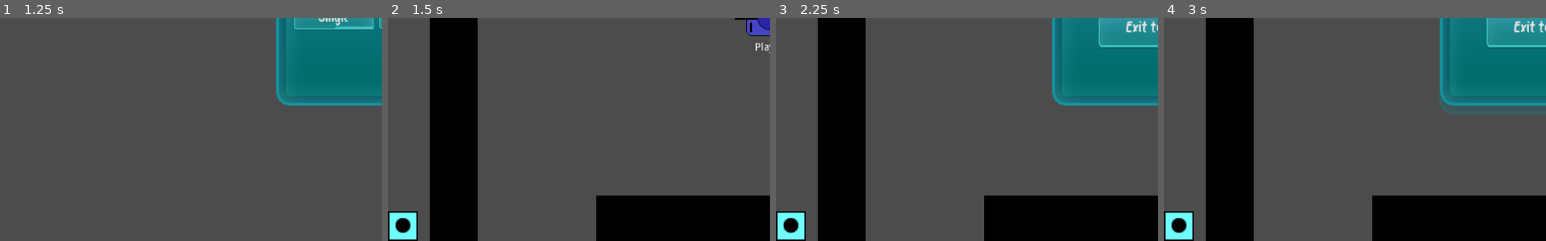
Above: before the commit, frames 1-4 (left to right).
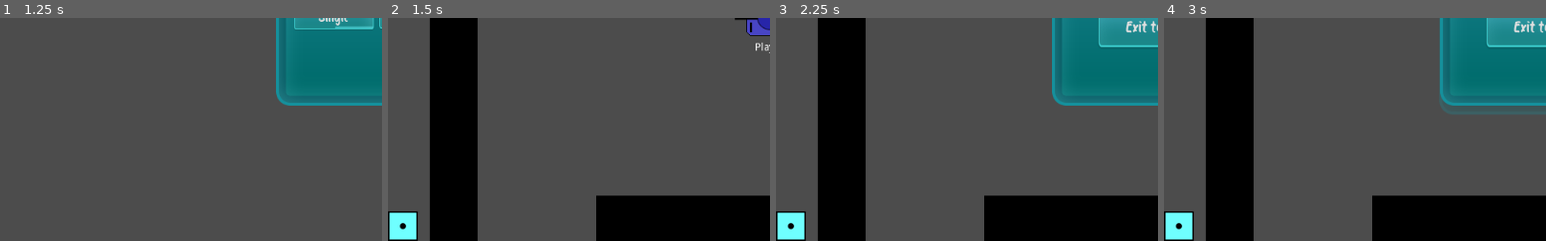
Above: after the commit, the same moments.

Repository: mm-102/godot_tanks
Game: Godot game, scene res://Main.tscn
Same seed, same stepped clock (60 frames per second), same inputs: the game is played once before the commit and once after it.
Inputs (mouse positions are % of the whole screen's width and height, from its top left):
- Up to frame 1 (1.25 s): click (53, 42) at 0.52 s; type "Alex" at 0.6 s
- Up to frame 2 (1.5 s): click "Single" at 1.25 s
- Up to frame 3 (2.25 s): click (98, 3) at 2 s
- Up to frame 4 (3 s): tap Enter at 2.75 s; move the mouse to (72, 45) at 2.77 s; hold D (p_right) from 2.78 s (still down); hold Tab (Scoreboard) from 2.78 s (still down)
The pictures show only the part of the screen within x 0-50%, y 50-100%; the shares and areas given below are measured in that part.

Frame 1 is identical in both runs. In frame 2, 0.2% of the frame differs, in the area x 1-6%, y 89-97%; in frame 3, 0.2%; in frame 4, 0.2%.

Commit message:
Player_GUI revise - remaining - Pause elements association to one tscn - Timer elements as tscn - Ammunition elements as tscn - Simplified GUI Ammunition

Diff:
--- a/Main.gd
+++ b/Main.gd
@@ -10,10 +10,6 @@
 }
 var is_multiplayer = false
 
-
-func _ready():
-	#Physics2DServer.set_active(false)
-	set_physics_process(false)
 
 func game_mode(sel_mode: int, adress, player_nick):
 	#[info] Transfer node have to be after main
--- /dev/null
+++ b/Player/Player_GUI/AmmoSlots/AmmoSlots.gd
@@ -0,0 +1,55 @@
+extends HBoxContainer
+
+const SLOT_BASE_TSCN = preload("res://Player/Player_GUI/AmmoSlots/Slot.tscn")
+const P_SLOT = "p_slot_"
+var event_funcs = {
+	"shoot": funcref(self, "shoot_event"),
+	"pick_up": funcref(self, "pick_up_event"),
+}
+const MAX_AMMO_TYPES = 3
+const BASE_SLOT = 0
+var current_selection = BASE_SLOT
+
+
+
+func _input(event):
+	choose_slot(event)
+
+func choose_slot(event: InputEvent):
+	for slot_num in range(MAX_AMMO_TYPES):
+		if event.is_action_pressed(P_SLOT + str(slot_num)) && \
+				get_child_count() > slot_num:
+			change_selection(slot_num)
+
+func on_special_ammo_event(event, type, amount_left):
+	event_funcs[event].call_func(str(type), amount_left)
+
+func shoot_event(type, amount_left):
+	if amount_left <= 0:
+		change_selection(BASE_SLOT)
+		get_node(type).queue_free()
+		return
+	if amount_left != INF:
+		get_node(type).set_left_ammo(amount_left)
+
+func pick_up_event(type, amount_left):
+	var slot = get_node_or_null(type)
+	if slot == null:
+		var new_slot = SLOT_BASE_TSCN.instance()
+		new_slot.setup(type, amount_left)
+		add_child(new_slot)
+	elif amount_left != INF:
+		get_node(type).set_left_ammo(amount_left)
+
+
+func change_selection(new_selection):
+	if get_child_count() >= new_selection:
+		get_child(current_selection).set_is_selected(false)
+	get_child(new_selection).set_is_selected(true)
+	current_selection = new_selection
+
+
+
+func test_all():
+	for type in Ammunition.TYPES.size():
+		on_special_ammo_event("pick_up", type, 1)
--- /dev/null
+++ b/Player/Player_GUI/AmmoSlots/AmmoSlots.tscn
@@ -0,0 +1,42 @@
+[gd_scene load_steps=4 format=2]
+
+[ext_resource path="res://textures/bullet.png" type="Texture" id=1]
+[ext_resource path="res://Player/Player_GUI/AmmoSlots/Slot.tscn" type="PackedScene" id=2]
+[ext_resource path="res://Player/Player_GUI/AmmoSlots/AmmoSlots.gd" type="Script" id=3]
+
+[node name="Ammunition" type="HBoxContainer"]
+margin_top = 560.0
+margin_right = 150.0
+margin_bottom = 600.0
+grow_vertical = 0
+rect_min_size = Vector2( 150, 40 )
+size_flags_horizontal = 0
+size_flags_vertical = 8
+script = ExtResource( 3 )
+
+[node name="0" parent="." instance=ExtResource( 2 )]
+anchor_left = 0.0
+anchor_top = 0.0
+anchor_right = 0.0
+anchor_bottom = 0.0
+margin_left = 0.0
+margin_top = 0.0
+margin_right = 40.0
+margin_bottom = 40.0
+is_selected = true
+
+[node name="Background" parent="0" index="0"]
+modulate = Color( 0.439216, 1, 1, 1 )
+
+[node name="Number" parent="0/Background" index="0"]
+text = ""
+
+[node name="Icon" parent="0/Background" index="1"]
+margin_left = -4.0
+margin_top = -4.0
+margin_right = 4.0
+margin_bottom = 4.0
+rect_min_size = Vector2( 0, 0 )
+texture = ExtResource( 1 )
+
+[editable path="0"]
--- /dev/null
+++ b/Player/Player_GUI/AmmoSlots/Slot.gd
@@ -0,0 +1,23 @@
+tool
+extends Control
+
+const SELECTION_COLOR = "70ffff"
+const BASE_COLOR = "ffffff"
+export var is_selected: bool = false setget set_is_selected
+
+
+func set_is_selected(value: bool):
+	is_selected = value
+	if is_selected == true:
+		get_node("Background").modulate = SELECTION_COLOR
+	else:
+		get_node("Background").modulate = BASE_COLOR
+
+
+func setup(type, amount_left):
+	name = type
+	get_node("Background/Icon").set_texture(Ammunition._ammo_box_texture[int(type)])
+	get_node("Background/Number").text = str(amount_left)
+
+func set_left_ammo(amount_left):
+	get_node("Background/Number").text = str(amount_left)
--- a/Player/Player_GUI/AmmoCounter.tscn
+++ b/Player/Player_GUI/AmmoSlots/Slot.tscn
@@ -1,7 +1,8 @@
-[gd_scene load_steps=4 format=2]
+[gd_scene load_steps=5 format=2]
 
 [ext_resource path="res://textures/ammo_box.png" type="Texture" id=1]
 [ext_resource path="res://textures/text/Bosk.ttf" type="DynamicFontData" id=2]
+[ext_resource path="res://Player/Player_GUI/AmmoSlots/Slot.gd" type="Script" id=3]
 
 [sub_resource type="DynamicFont" id=1]
 use_mipmaps = true
@@ -9,29 +10,34 @@
 extra_spacing_bottom = -3
 font_data = ExtResource( 2 )
 
-[node name="AmmoCounter" type="MarginContainer"]
-anchor_left = 1.0
+[node name="Slot" type="Control"]
+anchor_left = 0.5
 anchor_top = 0.5
-anchor_right = 1.0
+anchor_right = 0.5
 anchor_bottom = 0.5
-margin_left = -1024.0
-margin_top = -300.0
-margin_right = -984.0
-margin_bottom = -260.0
+margin_left = -20.0
+margin_top = -20.0
+margin_right = 20.0
+margin_bottom = 20.0
 rect_min_size = Vector2( 40, 40 )
+script = ExtResource( 3 )
 
 [node name="Background" type="NinePatchRect" parent="."]
-margin_right = 40.0
-margin_bottom = 40.0
+anchor_right = 1.0
+anchor_bottom = 1.0
 texture = ExtResource( 1 )
 
 [node name="Number" type="Label" parent="Background"]
 modulate = Color( 0, 0, 0, 1 )
 self_modulate = Color( 0, 0, 0, 1 )
-margin_left = 2.0
-margin_top = 2.0
-margin_right = 38.0
-margin_bottom = 38.0
+anchor_left = 1.0
+anchor_top = 1.0
+anchor_right = 1.0
+anchor_bottom = 1.0
+margin_left = -10.0
+margin_top = -15.0
+margin_right = -2.0
+margin_bottom = -2.0
 custom_colors/font_color = Color( 0, 0, 0, 1 )
 custom_colors/font_outline_modulate = Color( 0, 0, 0, 1 )
 custom_fonts/font = SubResource( 1 )
@@ -40,5 +46,14 @@
 valign = 2
 
 [node name="Icon" type="TextureRect" parent="Background"]
-margin_right = 40.0
-margin_bottom = 40.0
+anchor_left = 0.5
+anchor_top = 0.5
+anchor_right = 0.5
+anchor_bottom = 0.5
+margin_left = -16.0
+margin_top = -12.0
+margin_right = 16.0
+margin_bottom = 12.0
+rect_min_size = Vector2( 20, 20 )
+expand = true
+stretch_mode = 6
--- /dev/null
+++ b/Player/Player_GUI/BattleTime.gd
@@ -0,0 +1,27 @@
+extends PanelContainer
+
+var time_left
+onready var label = $Label
+onready var clock = $SecClock
+
+
+
+
+func battle_time(left_sec):
+	show()
+	time_left = left_sec
+	clock.start()
+	_on_TimeLeftClock_timeout()
+
+func proper_time_format(val)->String:
+	if val < 0:
+		return str("00")
+	if val < 10:
+		return str("0"+str(val))
+	return str(val)
+
+func _on_TimeLeftClock_timeout():
+	time_left = time_left - 1
+	var mins = proper_time_format(int(time_left) / 60)
+	var secs = proper_time_format(int(time_left) % 60)
+	label.set_text(str(mins+":"+secs))
--- /dev/null
+++ b/Player/Player_GUI/BattleTime.tscn
@@ -0,0 +1,28 @@
+[gd_scene load_steps=4 format=2]
+
+[ext_resource path="res://GUI/Menu.tres" type="Theme" id=1]
+[ext_resource path="res://Player/Player_GUI/BattleTime.gd" type="Script" id=2]
+
+[sub_resource type="StyleBoxEmpty" id=1]
+
+[node name="BattleTime" type="PanelContainer"]
+anchor_right = 1.0
+anchor_bottom = 1.0
+custom_styles/panel = SubResource( 1 )
+script = ExtResource( 2 )
+__meta__ = {
+"_edit_lock_": true
+}
+
+[node name="Label" type="Label" parent="."]
+margin_left = 470.0
+margin_right = 553.0
+margin_bottom = 30.0
+size_flags_horizontal = 4
+size_flags_vertical = 0
+theme = ExtResource( 1 )
+text = "00:00"
+
+[node name="SecClock" type="Timer" parent="."]
+
+[connection signal="timeout" from="SecClock" to="." method="_on_TimeLeftClock_timeout"]
--- a/Player/Player_GUI/BulletCounter.tscn
+++ /dev/null
@@ -1,18 +0,0 @@
-[gd_scene load_steps=3 format=2]
-
-[ext_resource path="res://textures/bullet.png" type="Texture" id=1]
-[ext_resource path="res://Player/Player_GUI/AmmoCounter.tscn" type="PackedScene" id=2]
-
-[node name="BulletCounter" instance=ExtResource( 2 )]
-
-[node name="Number" parent="Background" index="0"]
-text = ""
-
-[node name="Icon" parent="Background" index="1"]
-margin_left = 10.0
-margin_top = 9.0
-margin_right = 50.0
-margin_bottom = 49.0
-rect_scale = Vector2( 0.5, 0.5 )
-texture = ExtResource( 1 )
-expand = true
--- a/Player/Player_GUI/FireballCounter.tscn
+++ /dev/null
@@ -1,15 +0,0 @@
-[gd_scene load_steps=3 format=2]
-
-[ext_resource path="res://Player/Player_GUI/AmmoCounter.tscn" type="PackedScene" id=1]
-[ext_resource path="res://textures/fireball_box.png" type="Texture" id=2]
-
-[node name="FireballCounter" instance=ExtResource( 1 )]
-
-[node name="Icon" parent="Background" index="1"]
-margin_left = 10.0
-margin_top = 9.0
-margin_right = 50.0
-margin_bottom = 49.0
-rect_scale = Vector2( 0.5, 0.5 )
-texture = ExtResource( 2 )
-expand = true
--- a/Player/Player_GUI/FragBombCounter.tscn
+++ /dev/null
@@ -1,15 +0,0 @@
-[gd_scene load_steps=3 format=2]
-
-[ext_resource path="res://textures/bullet.png" type="Texture" id=1]
-[ext_resource path="res://Player/Player_GUI/AmmoCounter.tscn" type="PackedScene" id=2]
-
-[node name="FragBombCounter" instance=ExtResource( 2 )]
-
-[node name="Icon" parent="Background" index="1"]
-margin_left = 6.0
-margin_top = 5.0
-margin_right = 46.0
-margin_bottom = 45.0
-rect_scale = Vector2( 0.7, 0.7 )
-texture = ExtResource( 1 )
-expand = true
--- a/Player/Player_GUI/GUI.gd
+++ /dev/null
@@ -1,79 +0,0 @@
-extends Control
-
-
-var current_slot = Ammunition.TYPES.BULLET
-
-const selection_color = "70ffff"
-const base_color = "ffffff"
-
-const counters_tscn = {
-	Ammunition.TYPES.ROCKET : preload("res://Player/Player_GUI/RocketCounter.tscn"),
-	Ammunition.TYPES.FRAG_BOMB : preload("res://Player/Player_GUI/FragBombCounter.tscn"),
-	Ammunition.TYPES.LASER : preload("res://Player/Player_GUI/LaserCounter.tscn"),
-	Ammunition.TYPES.LASER_BULLET : preload("res://Player/Player_GUI/LaserBulletCounter.tscn"),
-	Ammunition.TYPES.FIREBALL : preload("res://Player/Player_GUI/FireballCounter.tscn")
-}
-
-var time_left
-onready var battle_timer = $"BattleTimeUpdate"
-onready var battle_time_label = $"BattleTimeUpdate/TimerLabel"
-
-
-
-func _ready():
-	$Ammunition.get_child(current_slot).get_node("Background").modulate = selection_color
-
-func _input(event : InputEvent):
-	# ---- pause ----
-	if event.is_action_pressed("ui_cancel"):
-		$PauseButton.pressed = !$PauseButton.pressed
-
-# ---- display ammo ----
-func _on_special_ammo_change(type, amount_left):
-	if $Ammunition.has_node(str(type)):
-		if amount_left <= 0:
-			_on_special_ammo_type_change(0)
-			$Ammunition.get_node(str(type)).queue_free()
-			return
-		if amount_left != INF:
-			$Ammunition.get_node(str(type) + "/Background/Number").text = str(amount_left)
-		return
-	var new_counter = counters_tscn[type].instance()
-	new_counter.get_node("Background/Number").text = str(amount_left)
-	new_counter.name = str(type)
-	$Ammunition.add_child(new_counter)
-
-
-func _on_special_ammo_type_change(new_slot):
-	if $Ammunition.get_child_count() > current_slot:
-		$Ammunition.get_child(current_slot).get_node("Background").modulate = base_color
-	$Ammunition.get_child(new_slot).get_node("Background").modulate = selection_color
-	current_slot = new_slot
-
-# ---- pause ----
-
-func _on_PauseButton_toggled(button_pressed):
-	var is_multiplayer = get_tree().root.get_node("Main").is_multiplayer
-	if !(is_multiplayer):
-		get_tree().paused = button_pressed
-	$Pause.visible = button_pressed
-
-# ------- battle time -------
-func battle_time(left_sec):
-	battle_time_label.show()
-	time_left = left_sec
-	battle_timer.start()
-	_on_BattleTimeUpdate_timeout()
-
-func proper_time_format(val)->String:
-	if val < 0:
-		return str("00")
-	if val < 10:
-		return str("0"+str(val))
-	return str(val)
-
-func _on_BattleTimeUpdate_timeout():
-	time_left = time_left - 1
-	var mins = proper_time_format(int(time_left) / 60)
-	var secs = proper_time_format(int(time_left) % 60)
-	battle_time_label.set_text(str(mins+":"+secs))
--- a/Player/Player_GUI/GUI.tscn
+++ b/Player/Player_GUI/GUI.tscn
@@ -1,9 +1,7 @@
-[gd_scene load_steps=8 format=2]
+[gd_scene load_steps=6 format=2]
 
-[ext_resource path="res://Player/Player_GUI/BulletCounter.tscn" type="PackedScene" id=1]
-[ext_resource path="res://GUI/Menu.tres" type="Theme" id=2]
-[ext_resource path="res://Player/Player_GUI/GUI.gd" type="Script" id=4]
-[ext_resource path="res://textures/PlayerGUI/pause.png" type="Texture" id=5]
+[ext_resource path="res://Player/Player_GUI/AmmoSlots/AmmoSlots.tscn" type="PackedScene" id=1]
+[ext_resource path="res://Player/Player_GUI/BattleTime.tscn" type="PackedScene" id=2]
 [ext_resource path="res://Player/Player_GUI/Scoreboard.tscn" type="PackedScene" id=6]
 [ext_resource path="res://Player/Player_GUI/Pause.tscn" type="PackedScene" id=7]
 
@@ -16,41 +14,8 @@
 anchor_bottom = 1.0
 mouse_filter = 2
 custom_styles/panel = SubResource( 1 )
-script = ExtResource( 4 )
 
-[node name="PauseButton" type="Button" parent="."]
-margin_left = 984.0
-margin_right = 1024.0
-margin_bottom = 40.0
-rect_min_size = Vector2( 40, 40 )
-focus_mode = 0
-size_flags_horizontal = 8
-size_flags_vertical = 0
-toggle_mode = true
-shortcut_in_tooltip = false
-enabled_focus_mode = 0
-icon = ExtResource( 5 )
-icon_align = 1
-expand_icon = true
-
-[node name="Ammunition" type="HBoxContainer" parent="."]
-margin_top = 560.0
-margin_right = 150.0
-margin_bottom = 600.0
-grow_vertical = 0
-rect_min_size = Vector2( 150, 40 )
-size_flags_horizontal = 0
-size_flags_vertical = 8
-
-[node name="0" parent="Ammunition" instance=ExtResource( 1 )]
-anchor_left = 0.0
-anchor_top = 0.0
-anchor_right = 0.0
-anchor_bottom = 0.0
-margin_left = 0.0
-margin_top = 0.0
-margin_right = 40.0
-margin_bottom = 40.0
+[node name="Ammunition" parent="." instance=ExtResource( 1 )]
 
 [node name="Scoreboard" parent="." instance=ExtResource( 6 )]
 visible = false
@@ -64,31 +29,23 @@
 size_flags_vertical = 6
 
 [node name="Pause" parent="." instance=ExtResource( 7 )]
-visible = false
-anchor_left = 0.0
-anchor_top = 0.0
 anchor_right = 0.0
 anchor_bottom = 0.0
-margin_left = 363.0
-margin_top = 182.0
-margin_right = 661.0
-margin_bottom = 418.0
-focus_mode = 1
-mouse_filter = 0
+margin_right = 1024.0
+margin_bottom = 600.0
+mouse_filter = 2
+__meta__ = {
+"_edit_lock_": true,
+"_edit_use_anchors_": true
+}
+
+[node name="BattleTime" parent="." instance=ExtResource( 2 )]
+visible = false
+anchor_right = 0.0
+anchor_bottom = 0.0
+margin_left = 470.0
+margin_right = 553.0
+margin_bottom = 30.0
+mouse_filter = 2
 size_flags_horizontal = 4
-size_flags_vertical = 4
-
-[node name="BattleTimeUpdate" type="Timer" parent="."]
-
-[node name="TimerLabel" type="Label" parent="BattleTimeUpdate"]
-visible = false
-anchor_left = 0.5
-anchor_right = 0.5
-margin_left = -41.5
-margin_right = 41.5
-margin_bottom = 40.0
-theme = ExtResource( 2 )
-text = "00:00"
-
-[connection signal="toggled" from="PauseButton" to="." method="_on_PauseButton_toggled"]
-[connection signal="timeout" from="BattleTimeUpdate" to="." method="_on_BattleTimeUpdate_timeout"]
+size_flags_vertical = 0
--- a/Player/Player_GUI/LaserBulletCounter.tscn
+++ /dev/null
@@ -1,15 +0,0 @@
-[gd_scene load_steps=3 format=2]
-
-[ext_resource path="res://Player/Player_GUI/AmmoCounter.tscn" type="PackedScene" id=1]
-[ext_resource path="res://textures/laser_bullet_box.png" type="Texture" id=2]
-
-[node name="LaserBulletCounter" instance=ExtResource( 1 )]
-
-[node name="Icon" parent="Background" index="1"]
-margin_left = 10.0
-margin_top = 9.0
-margin_right = 50.0
-margin_bottom = 49.0
-rect_scale = Vector2( 0.5, 0.5 )
-texture = ExtResource( 2 )
-expand = true
--- a/Player/Player_GUI/LaserCounter.tscn
+++ /dev/null
@@ -1,10 +0,0 @@
-[gd_scene load_steps=3 format=2]
-
-[ext_resource path="res://Player/Player_GUI/AmmoCounter.tscn" type="PackedScene" id=1]
-[ext_resource path="res://textures/laser_box.png" type="Texture" id=2]
-
-[node name="LaserCounter" instance=ExtResource( 1 )]
-
-[node name="Icon" parent="Background" index="1"]
-texture = ExtResource( 2 )
-expand = true
--- a/Player/Player_GUI/Pause.gd
+++ b/Player/Player_GUI/Pause.gd
@@ -1,6 +1,17 @@
-extends TextureRect
+extends Node
 
+
+
+func _input(event : InputEvent):
+	if event.is_action_pressed("ui_cancel"):
+		$PauseButton.set_pressed(!$PauseButton.is_pressed())
 
 func _on_ExitToMenuButton_pressed():
 	get_tree().paused = false
-	get_tree().root.get_node("Main").exit_to_menu()
+	get_node("/root/Main").exit_to_menu()
+
+func _on_PauseButton_toggled(button_pressed):
+	var is_multiplayer = get_node("/root/Main").is_multiplayer
+	if !(is_multiplayer):
+		get_tree().paused = button_pressed
+	$PauseWindow.set_visible(button_pressed)
--- a/Player/Player_GUI/Pause.tscn
+++ b/Player/Player_GUI/Pause.tscn
@@ -1,21 +1,33 @@
-[gd_scene load_steps=4 format=2]
+[gd_scene load_steps=6 format=2]
 
 [ext_resource path="res://textures/GUI/MiniMenu.png" type="Texture" id=1]
 [ext_resource path="res://GUI/Menu.tres" type="Theme" id=2]
+[ext_resource path="res://textures/PlayerGUI/pause.png" type="Texture" id=3]
 [ext_resource path="res://Player/Player_GUI/Pause.gd" type="Script" id=4]
 
-[node name="Pause" type="TextureRect"]
-anchor_left = 0.5
-anchor_top = 0.5
-anchor_right = 0.5
-anchor_bottom = 0.5
-margin_left = -149.0
-margin_top = -118.0
+[sub_resource type="StyleBoxEmpty" id=1]
+
+[node name="Pause" type="PanelContainer"]
+anchor_right = 1.0
+anchor_bottom = 1.0
+custom_styles/panel = SubResource( 1 )
+script = ExtResource( 4 )
+__meta__ = {
+"_edit_lock_": true
+}
+
+[node name="PauseWindow" type="TextureRect" parent="."]
+visible = false
+margin_left = 363.0
+margin_top = 182.0
+margin_right = 661.0
+margin_bottom = 418.0
+size_flags_horizontal = 4
+size_flags_vertical = 4
 theme = ExtResource( 2 )
 texture = ExtResource( 1 )
-script = ExtResource( 4 )
 
-[node name="Label" type="Label" parent="."]
+[node name="Label" type="Label" parent="PauseWindow"]
 anchor_top = 0.021
 anchor_right = 1.003
 anchor_bottom = 0.203
@@ -26,7 +38,7 @@
 align = 1
 valign = 1
 
-[node name="ExitToMenuButton" type="Button" parent="."]
+[node name="ExitToMenuButton" type="Button" parent="PauseWindow"]
 anchor_left = 0.5
 anchor_right = 0.5
 margin_left = -81.0
@@ -35,4 +47,20 @@
 margin_bottom = 160.0
 text = "Exit to menu"
 
-[connection signal="pressed" from="ExitToMenuButton" to="." method="_on_ExitToMenuButton_pressed"]
+[node name="PauseButton" type="Button" parent="."]
+margin_left = 984.0
+margin_right = 1024.0
+margin_bottom = 40.0
+rect_min_size = Vector2( 40, 40 )
+focus_mode = 0
+size_flags_horizontal = 8
+size_flags_vertical = 0
+toggle_mode = true
+shortcut_in_tooltip = false
+enabled_focus_mode = 0
+icon = ExtResource( 3 )
+icon_align = 1
+expand_icon = true
+
+[connection signal="pressed" from="PauseWindow/ExitToMenuButton" to="." method="_on_ExitToMenuButton_pressed"]
+[connection signal="toggled" from="PauseButton" to="." method="_on_PauseButton_toggled"]
--- a/Player/Player_GUI/RocketCounter.tscn
+++ /dev/null
@@ -1,14 +0,0 @@
-[gd_scene load_steps=3 format=2]
-
-[ext_resource path="res://textures/rocket.png" type="Texture" id=1]
-[ext_resource path="res://Player/Player_GUI/AmmoCounter.tscn" type="PackedScene" id=2]
-
-[node name="RocketCounter" instance=ExtResource( 2 )]
-
-[node name="Icon" parent="Background" index="1"]
-margin_left = 5.0
-margin_top = 9.0
-margin_right = 69.0
-margin_bottom = 41.0
-rect_scale = Vector2( 0.5, 0.5 )
-texture = ExtResource( 1 )
--- a/Player/Tank/Tank.gd
+++ b/Player/Tank/Tank.gd
@@ -12,8 +12,7 @@
 const MAX_AMMO_TYPES = 3 # including default bullet
 
 
-signal special_ammo_change(type, amount_left)
-signal special_ammo_type_change(new_type)
+signal special_ammo_event(type, amount_left)
 
 var ammo_left = MAX_AMMO
 #var special_ammo = {
@@ -52,9 +51,7 @@
 
 func _ready():
 	#warning-ignore:return_value_discarded
-	connect("special_ammo_change",get_node("/root/Main/PlayerGUILayer/GUI"),"_on_special_ammo_change")
-	#warning-ignore:return_value_discarded
-	connect("special_ammo_type_change",get_node("/root/Main/PlayerGUILayer/GUI"),"_on_special_ammo_type_change")
+	connect("special_ammo_event",get_node("/root/Main/PlayerGUILayer/GUI/Ammunition"),"on_special_ammo_event")
 #	get_node(Paths.MAP_N).connect("map_rect", self, "set_camera_limit")
 	gun_ray_cast_node.cast_to = bullet_point_node.position
 	gun_ray_cast_node.add_exception(self)
@@ -84,29 +81,13 @@
 		special_ammo.push_back({"type" : int(type), "amount" : 1})
 		type_slot[special_ammo[-1].type] = -1
 		picked = true
+	get_method_list()
 	if picked:
-		emit_signal("special_ammo_change", type, special_ammo[type_slot[type]].amount)
+		# [improve] This event 'pick_up' var may be done by constant ".PICK_UP with enum in global file
+		emit_signal("special_ammo_event", "pick_up" , type, special_ammo[type_slot[type]].amount)
 	return picked
 
 func _integrate_forces(_state):
-	if Input.is_action_just_pressed("p_slot_0"):
-		ammo_slot = 0
-		emit_signal("special_ammo_type_change", ammo_slot)
-
-	if Input.is_action_just_pressed("p_slot_1"):
-		if special_ammo.size() > 1:
-			ammo_slot = 1
-			emit_signal("special_ammo_type_change", ammo_slot)
-
-	if Input.is_action_just_pressed("p_slot_2"):
-		if special_ammo.size() > 2:
-			ammo_slot = 2
-			emit_signal("special_ammo_type_change", ammo_slot)
-
-	if Input.is_action_just_pressed("p_slot_3"):
-		if special_ammo.size() > 3:
-			ammo_slot = 3
-			emit_signal("special_ammo_type_change", ammo_slot)
 
 	var velocity = Vector2.ZERO
 	velocity.y = int(Input.is_action_pressed("p_backward")) - int(Input.is_action_pressed("p_forward"))
@@ -126,6 +107,19 @@
 #	if Input.is_action_just_pressed("p_shoot"):
 #		call_deferred("p_shoot")
 #		print("tank")
+
+func _input(event):
+	if event.is_action_pressed("p_slot_0"):
+		ammo_slot = 0
+	if event.is_action_pressed("p_slot_1"):
+		if special_ammo.size() > 1:
+			ammo_slot = 1
+	if event.is_action_pressed("p_slot_2"):
+		if special_ammo.size() > 2:
+			ammo_slot = 2
+	if event.is_action_pressed("p_slot_3"):
+		if special_ammo.size() > 3:
+			ammo_slot = 3
 
 func _unhandled_input(event):	#prevent shooting while clicking on gui		maybe all player input should go here?
 	if event.is_action_pressed("p_shoot"):
@@ -159,7 +153,7 @@
 		bullet_inst.setup(self)
 		get_node("/root/Main/Game/Projectiles").add_child(bullet_inst)
 
-	emit_signal("special_ammo_change", special_ammo[ammo_slot].type, special_ammo[ammo_slot].amount)
+	emit_signal("special_ammo_event", "shoot", special_ammo[ammo_slot].type, special_ammo[ammo_slot].amount)
 	if special_ammo[ammo_slot].amount <= 0:
 		special_ammo.pop_at(ammo_slot)
 		ammo_slot = 0
--- a/Singletons/Transfer.gd
+++ b/Singletons/Transfer.gd
@@ -9,7 +9,8 @@
 onready var main_n = $"/root/Main"
 onready var game_n = $"/root/Main/Game"
 onready var gui_n = $"/root/Main/PlayerGUILayer/GUI"
-onready var scoreboard_n = $"/root/Main/PlayerGUILayer/GUI/Scoreboard"
+onready var gui_scoreboard_n = $"/root/Main/PlayerGUILayer/GUI/Scoreboard"
+onready var gui_timer_n = $"/root/Main/PlayerGUILayer/GUI/BattleTime"
 var network : NetworkedMultiplayerENet = null
 
 
@@ -69,7 +70,7 @@
 	_ready()
 	game_n.get_node("Map").set_map_data(new_game_data.MapData)
 	for player_id in new_game_data.PlayerSData:
-		scoreboard_n.add_scoreboard_player(player_id, new_game_data.PlayerSData[player_id])
+		gui_scoreboard_n.add_scoreboard_player(player_id, new_game_data.PlayerSData[player_id])
 		if player_id == network.get_unique_id():
 			game_n.self_initiation(new_game_data.PlayerSData[player_id])
 			continue
@@ -79,7 +80,7 @@
 #---------- CORE GAME MECHANIC ---------
 
 remote func recive_new_battle_time(left_sec):
-	gui_n.battle_time(left_sec)
+	gui_timer_n.battle_time(left_sec)
 
 remote func recive_new_player(player_id: int, nick : String, spawn_point):
 	if !get_tree().get_rpc_sender_id() == 1:
@@ -91,7 +92,7 @@
 	if !get_tree().get_rpc_sender_id() == 1:
 		return
 	game_n.player_destroyed(corpse_data, projectile_name)
-	scoreboard_n.player_destroyed(corpse_data.ID, slayer_id)
+	gui_scoreboard_n.player_destroyed(corpse_data.ID, slayer_id)
 
 func fetch_stance(player_stance: Dictionary):
 	rpc_unreliable_id(1, "recive_stance", player_stance)
--- a/project.godot
+++ b/project.godot
@@ -44,6 +44,10 @@
 [gdnative]
 
 singletons=[  ]
+
+[global]
+
+is_multiplayer=false
 
 [gui]
 
@@ -109,6 +113,7 @@
 Scoreboard={
 "deadzone": 0.5,
 "events": [ Object(InputEventKey,"resource_local_to_scene":false,"resource_name":"","device":0,"alt":false,"shift":false,"control":false,"meta":false,"command":false,"pressed":false,"scancode":0,"physical_scancode":16777218,"unicode":0,"echo":false,"script":null)
+, Object(InputEventKey,"resource_local_to_scene":false,"resource_name":"","device":0,"alt":false,"shift":false,"control":false,"meta":false,"command":false,"pressed":false,"scancode":16777218,"physical_scancode":0,"unicode":0,"echo":false,"script":null)
  ]
 }
 
